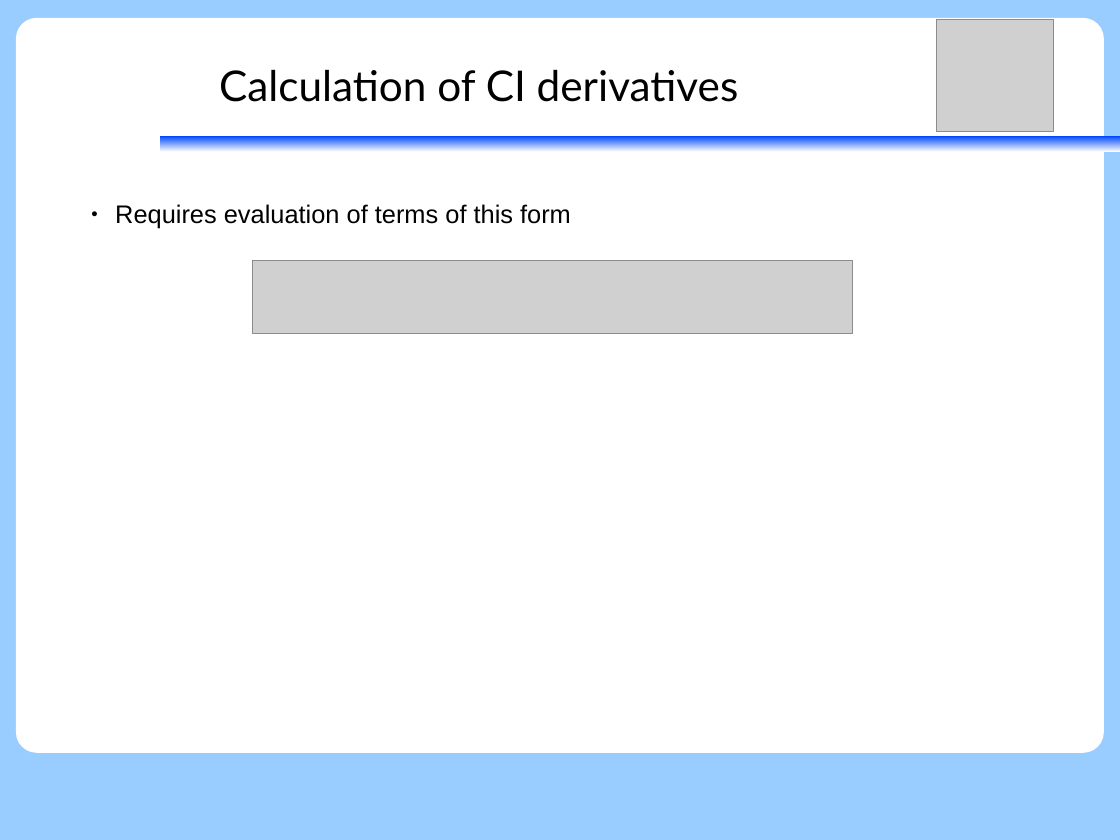
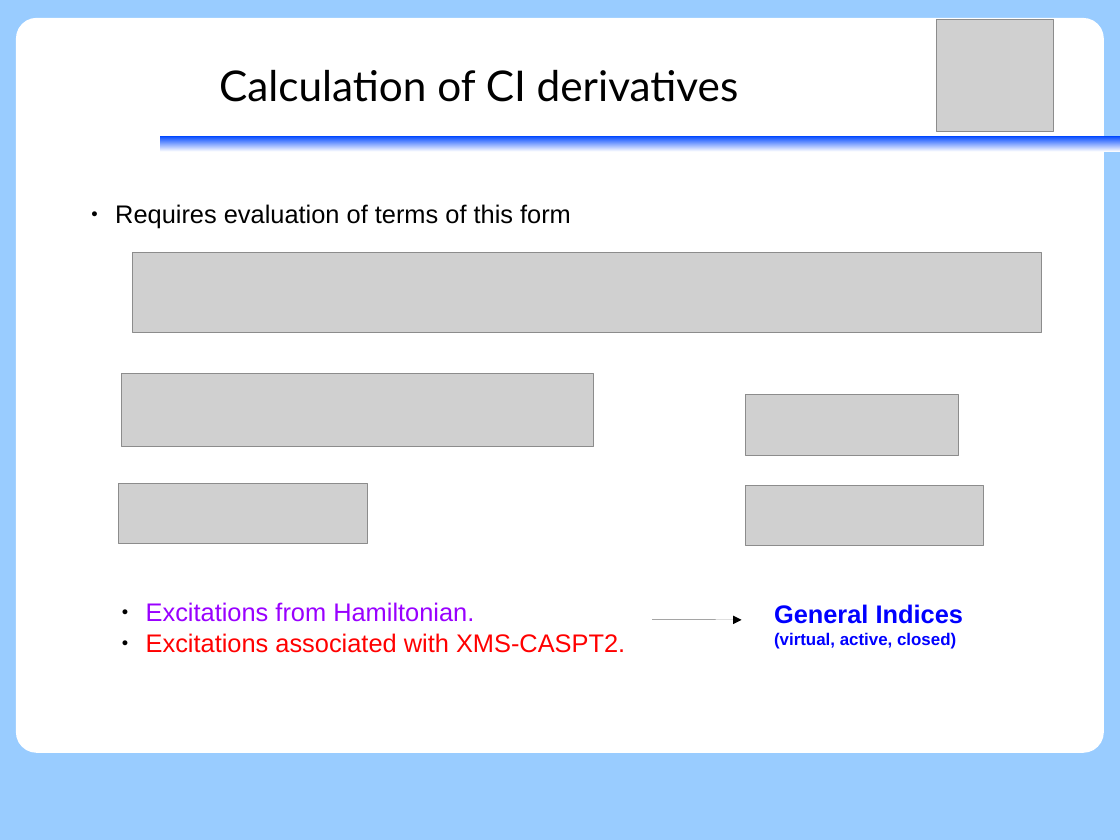
Before and after one commit to peterjohncherry/Presentations-etc, a slide deck: slide 21 of SGROUP_28062017/28062017_peter_relxms-caspt2-ci_seperation.odp (slide 30 before the commit). Drawn at 1120x840 pixels with LibreOffice and Linux fonts; fonts in the diff are those of the drawing; grey boxes stand for pictures. Boxes give left, top, right and bottom in pixels: in the first picture for what was removed or moved away, otherwise in the second. Text is boxed around its words. In the diff, an @@ line names an element or a change of style, - is before the commit and + after.

Commit message:
New version with rdm derivatives

```diff
--- a/SGROUP_28062017/28062017_peter_relxms-caspt2-ci_seperation.odp
+++ b/SGROUP_28062017/28062017_peter_relxms-caspt2-ci_seperation.odp
@@ picture: place and size @@
-picture at (253,260,853,333)
+picture at (133,252,1043,332)
@@ picture added at (122,374,594,447) @@
@@ picture added at (746,395,959,456) @@
@@ picture added at (119,484,368,545) @@
@@ picture added at (746,486,984,547) @@
@@ text added at (146,602,625,653), 18 pt, text #FF0000 @@
+● Excitations from Hamiltonian.
+● Excitations associated with XMS-CASPT2.
@@ arrow added from (652, 620) to (742, 620), #000000 0 pt @@
@@ text added at (774,604,963,649), 12 pt, text #0000FF, bold @@
+General Indices
+(virtual, active, closed)
```
Also in this commit, not shown: 11 other slides changed, 28 slides added, 5 slides removed, 1 other file.
